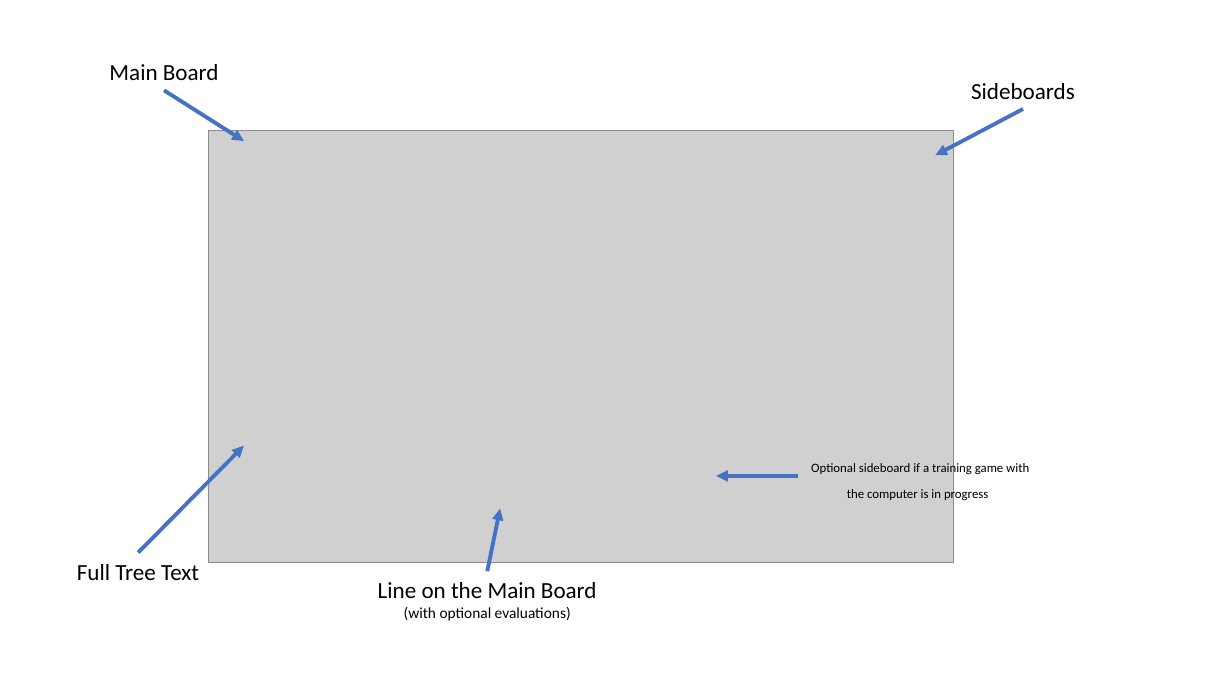
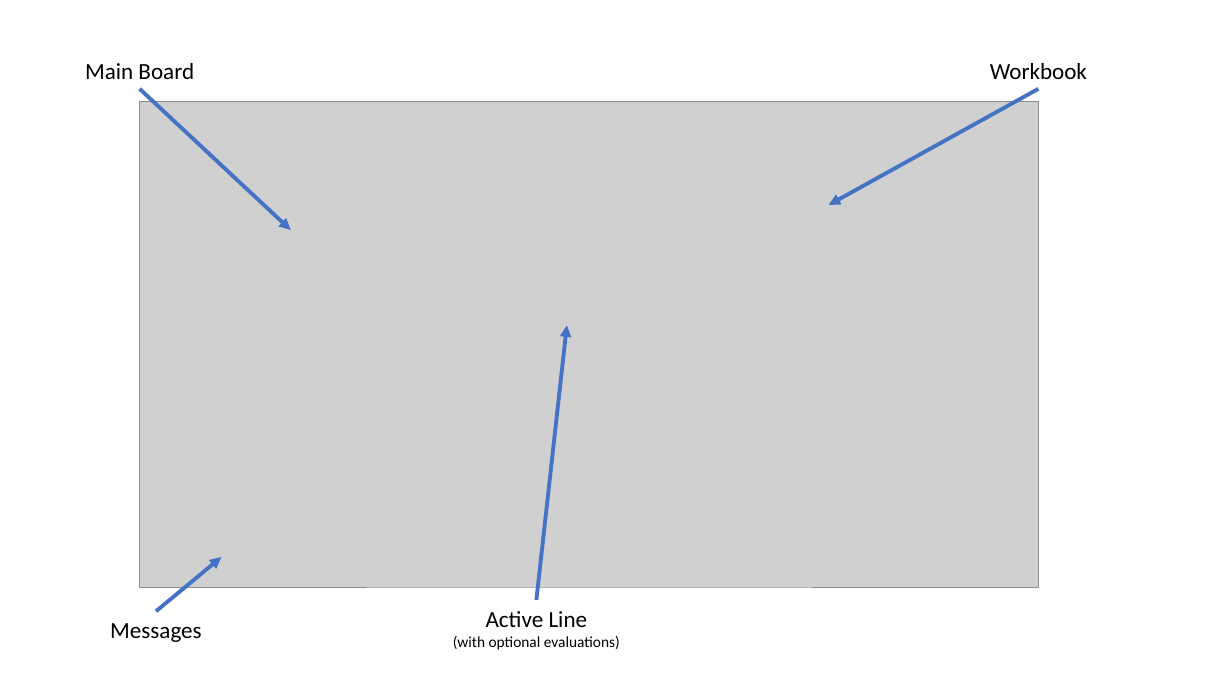
Before and after one commit to czbar/ChessForge, a slide deck: slide 2 of Documentation/MainScreen.pptx (slide 1 before the commit). Drawn at 1232x693 pixels with LibreOffice and Linux fonts; fonts in the diff are those of the drawing; grey boxes stand for pictures. Boxes give left, top, right and bottom in pixels: in the first picture for what was removed or moved away, otherwise in the second. Text is boxed around its words. In the diff, an @@ line names an element or a change of style, - is before the commit and + after.

```diff
--- a/Documentation/MainScreen.pptx
+++ b/Documentation/MainScreen.pptx
@@ text "Main Board": place and size @@
-text "Main Board" at [109, 64, 219, 80]
+text "Main Board" at [85, 63, 194, 79]
@@ arrow moved from (165, 91) - (244, 141) to (140, 89) - (291, 230) @@
@@ arrow moved from (1023, 109) - (935, 155) to (1039, 89) - (829, 205) @@
@@ text at [990, 63, 1087, 79]: text changed @@
-Sideboards
+Workbook
@@ picture: place and size @@
-picture at [208, 130, 953, 563]
+picture at [140, 102, 1039, 587]
@@ arrow moved from (487, 571) - (500, 509) to (537, 600) - (567, 325) @@
@@ arrow removed from (798, 476) to (716, 476) @@
@@ text removed at [811, 462, 1029, 502] @@
-Optional sideboard if a training game with the computer is in progress
@@ text removed at [77, 564, 199, 580] @@
-Full Tree Text
@@ arrow moved from (139, 553) - (244, 445) to (156, 612) - (222, 557) @@
@@ text added at [110, 623, 202, 642], 18 pt, text #000000 @@
+Messages
@@ text "Active Line": place and size @@
-text "Active Line" at [378, 582, 597, 621]
+text "Active Line" at [453, 611, 620, 650]
@@ text at [486, 611, 588, 627]: text changed @@
-Line on the Main Board
+Active Line
```
Also in this commit, not shown: 1 other slide changed, 1 slide added, 2 slides removed.
